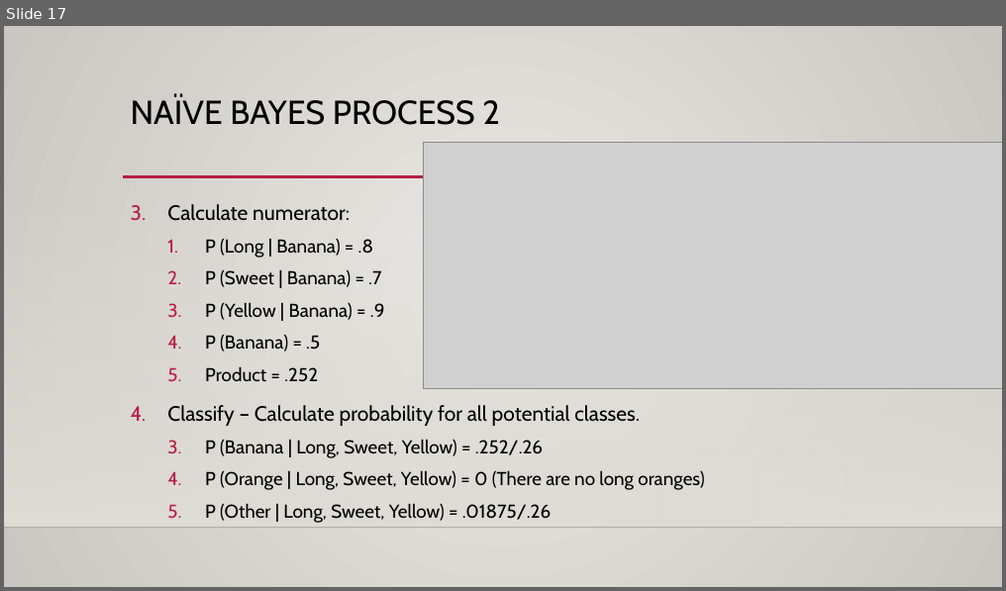
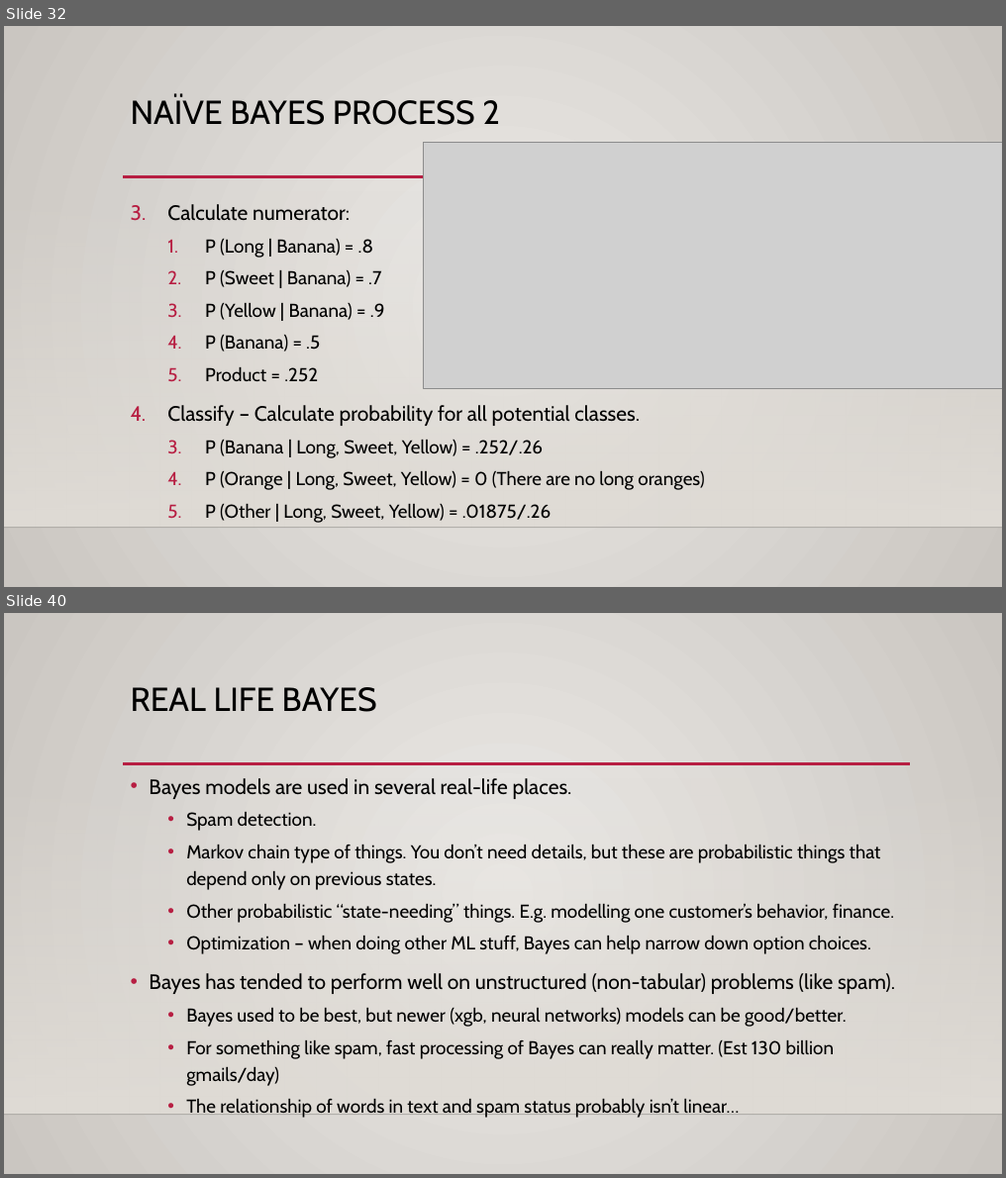
Before and after one commit to AkeemSemperDataScience/Basic_Stats_in_Python_Student_Repository, a slide deck: reference_material/slides/025_Bayes.pptx. Shown one above the other, each under a label of ours: slide 17 before the commit, slides 32 and 40 after it; the slides between them are not shown. The pictures are 1006x591 and 1006x1178 pixels, drawn with LibreOffice and Linux fonts; fonts in the diff are those of the drawing; grey boxes stand for pictures; background and template pictures are left out. Boxes give left, top, right and bottom in pixels: in the first picture for what was removed or moved away, otherwise in the second. Text is boxed around its words. In the diff, an @@ line names an element or a change of style, - is before the commit and + after.

```diff
--- a/reference_material/slides/025_Bayes.pptx
+++ b/reference_material/slides/025_Bayes.pptx
@@ slide 40 added at [4,613,1002,1174], background gradient #ECEAE7 to #CAC7C1; not listed: 3 template elements that a slide beside it also shows @@
@@ title added at [131,687,377,712], 32 pt, text #000000 @@
+REAL LIFE BAYES
@@ text added at [149,778,895,1118], 18 pt, text #000000 @@
+• Bayes models are used in several real-life places.
+  • Spam detection.
+  • Markov chain type of things. You don’t need details, but these are probabilistic things that depend only on previous states.
+  • Other probabilistic “state-needing” things. E.g. modelling one customer’s behavior, finance.
+  • Optimization – when doing other ML stuff, Bayes can help narrow down option choices.
+• Bayes has tended to perform well on unstructured (non-tabular) problems (like spam).
+  • Bayes used to be best, but newer (xgb, neural networks) models can be good/better.
+  • For something like spam, fast processing of Bayes can really matter. (Est 130 billion gmails/day)
+  • The relationship of words in text and spam status probably isn’t linear…
@@ what was slide 17 is now slide 32 @@
```
Also in this commit, not shown: 11 slides changed, 21 other slides added, 3 other files.
